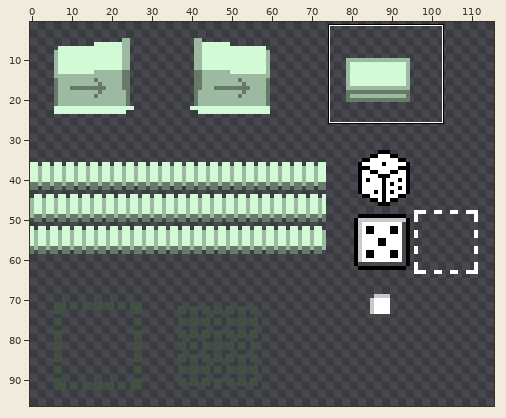
Two states of a sprite sheet, Assets/Sprites/stuff.png. The first picture is a wide view before the edit; the outline marks the close-up.
Close-up. The starting point:
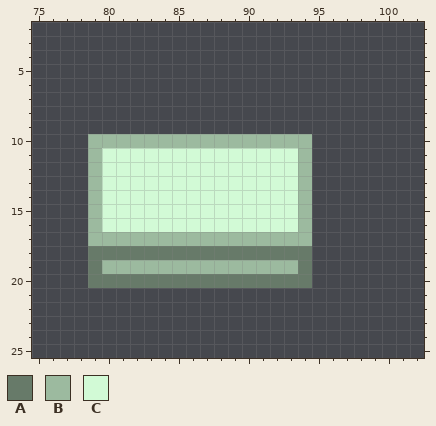
The file is 128x128 pixels. Shown: x 75..102, y 2..25. The wide view leaves out empty margins.
Palette (. is transparent): A #677a69  B #9cba9f  C #d2fad6
Pixels before, first column x 79:
10 BBBBBBBBBBBBBBBB
11 BCCCCCCCCCCCCCCB
12 BCCCCCCCCCCCCCCB
13 BCCCCCCCCCCCCCCB
14 BCCCCCCCCCCCCCCB
15 BCCCCCCCCCCCCCCB
16 BCCCCCCCCCCCCCCB
17 BBBBBBBBBBBBBBBB
18 AAAAAAAAAAAAAAAA
19 ABBBBBBBBBBBBBBA
20 AAAAAAAAAAAAAAAA
After:
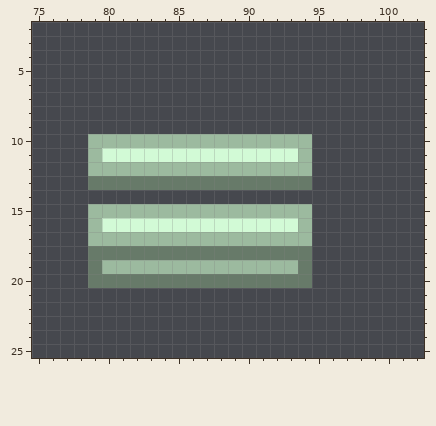
Edits made:
The author changed colour B to colour A in row 13 at x 79 and 94.
The author changed colour C to colour A in row 13 at x 80 to 93.
The author changed colour C to colour B in row 12 at x 80 to 93; in row 15 at x 80 to 93.
Colour B is gone in row 14 at x 79 and 94.
Colour C is gone in row 14 at x 80 to 93.
Pixel boxes of the changes (left, top, right, bottom) in both close-ups:
changed: (88, 162, 312, 218)
